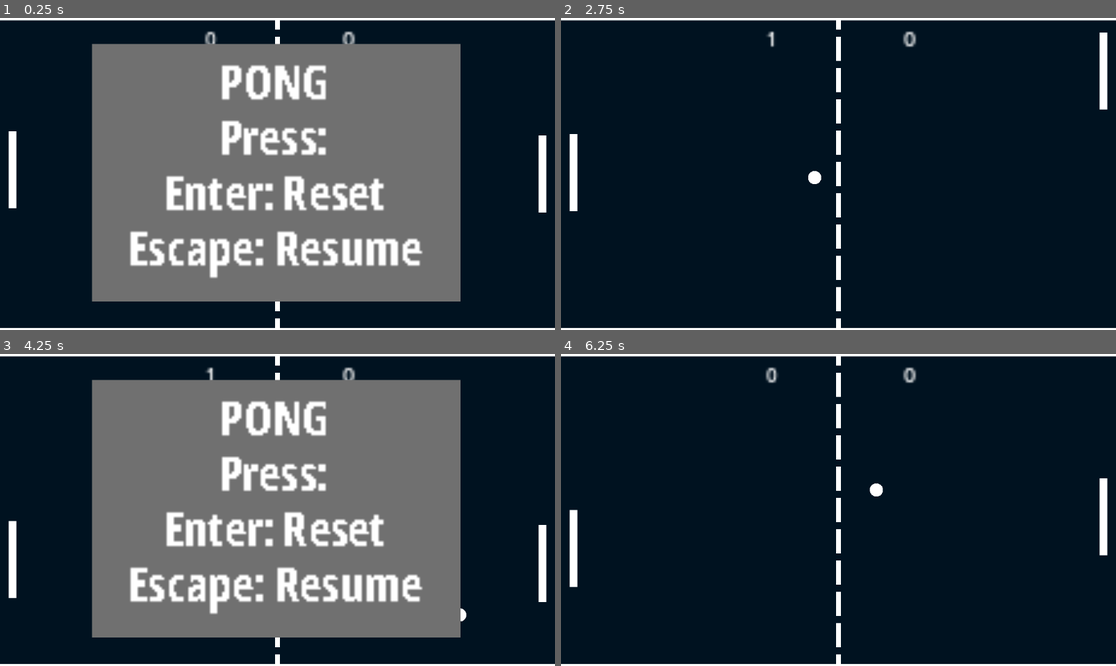
Above: before the commit, frames 1-4 (two rows, left to right).
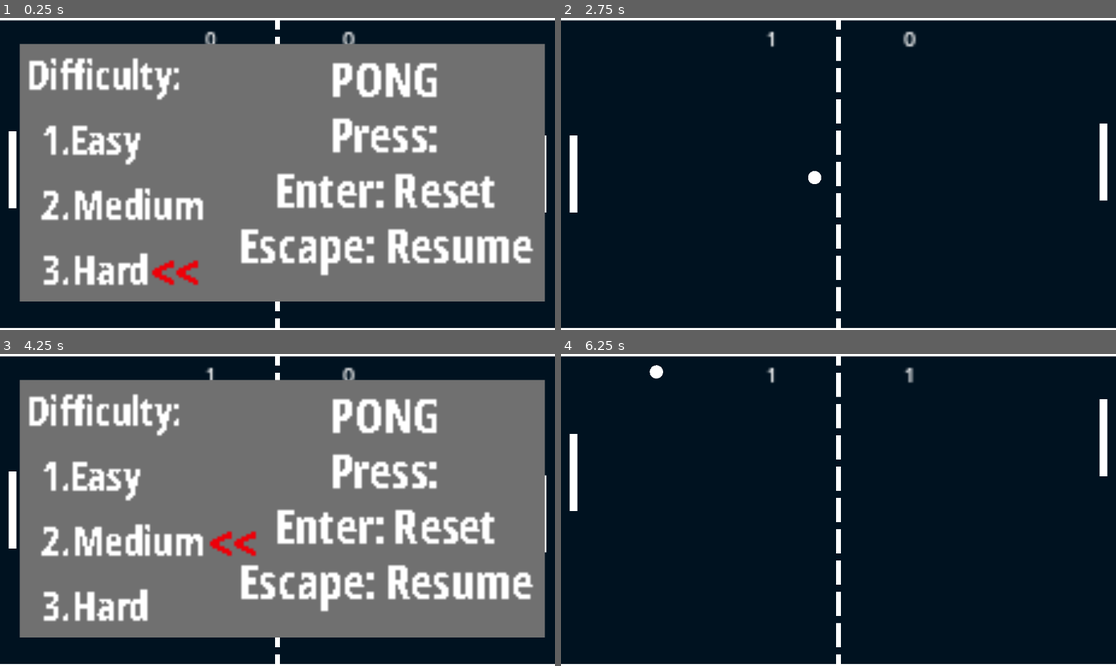
Above: after the commit, the same moments.

Repository: Kalabras/Pong2D
Game: Godot game, scene res://node_2d.tscn
The game is run twice, just before and just after one commit, with the same random seed, the same clock (stepped at 60 frames per second) and the same inputs.
Inputs:
- Up to frame 1 (0.25 s): no input
- Up to frame 2 (2.75 s): tap Enter (ui_accept) at 0.5, 0.77, 1.07, 1.52, 1.82, 2.3 s; hold Up (ui_up) 0.53-1.28 s; tap Keypad 1 (easy, bound only after the commit) at 0.6 s; tap Keypad 3 (hard, bound only after the commit) at 0.8, 1.35 s; hold Down (ui_down) 1.28-2.03 s; tap Keypad 2 (mid, bound only after the commit) at 1.55, 2.1 s; hold Up (ui_up) from 2.03 s (still down)
- Up to frame 3 (4.25 s): tap Enter (ui_accept) at 2.85, 3.02, 3.32, 3.77, 4.07 s; tap Keypad 1 (easy, bound only after the commit) at 3.05, 3.6 s; release Up (ui_up) at 3.53 s; hold Down (ui_down) from 3.53 s (still down); tap Keypad 3 (hard, bound only after the commit) at 3.8 s; tap Escape (ui_cancel) at 4.15 s
- Up to frame 4 (6.25 s): tap Keypad 3 (hard, bound only after the commit) at 4.35 s; tap Enter (ui_accept) at 4.52, 4.82, 5.3, 6.02 s; tap Keypad 2 (mid, bound only after the commit) at 4.55, 5.1 s; release Down (ui_down) at 5.78 s; hold Up (ui_up) from 5.78 s (still down); tap Keypad 1 (easy, bound only after the commit) at 5.85 s

The runs differ from the first frame. In frame 1, 39% of the frame differs, in the area x 3-99%, y 8-91%; in frame 2, 0.8%; in frame 3, 40%, in the area x 1-99%, y 8-91%; in frame 4, 1.8%.

Commit message:
Added Difficulty and more sounds

Diff:
--- a/Game.gd
+++ b/Game.gd
@@ -1,6 +1,11 @@
 extends Node2D
 
+
 var paused = true
+var diff = 0
+@onready var select = get_node("Select")
+@onready var diffs = get_node("Diff")
+@onready var pause = get_node("Pause")
 
 # Called when the node enters the scene tree for the first time.
 func _ready():
@@ -16,15 +21,48 @@
 		paused = false
 		$UI/ScoreP1.scoreP1 = 0
 		$UI/ScoreP2.scoreP2 = 0
+		select.play()
 		$Ball.init()
 	elif Input.is_action_just_pressed("ui_cancel") and not paused:
 		$UI/Play.show()
+		pause.play()
 		paused = true
 		get_tree().paused = true
 	elif Input.is_action_just_pressed("ui_cancel") and paused:
 		$UI/Play.hide()
+		select.play()
 		paused = false
 		get_tree().paused = false
+	elif paused:
+		diff += Input.get_axis("ui_up", "ui_down")
+		if diff == 0:
+			get_node("/root/Arena/Ball").speed = 150
+			get_node("/root/Arena/Player2").SPEED = 4000
+			get_node("/root/Arena/UI/Play/Pointer").position = Vector2(50,25)
+			diffs.play()
+			$Ball.init()
+		elif diff == 1:
+			get_node("/root/Arena/Ball").speed = 250
+			get_node("/root/Arena/Player2").SPEED = 6000
+			get_node("/root/Arena/UI/Play/Pointer").position = Vector2(78,52)
+			diffs.play()
+			$Ball.init()
+		elif diff == 2:
+			get_node("/root/Arena/Ball").speed = 350
+			get_node("/root/Arena/Player2").SPEED = 8000
+			get_node("/root/Arena/UI/Play/Pointer").position = Vector2(54,79)
+			diffs.play()
+			$Ball.init()
+		if Input.is_action_just_pressed("easy"):
+			diff = 0
+			diffs.play()
+		elif Input.is_action_just_pressed("mid"):
+			diff = 1
+			diffs.play()
+		elif Input.is_action_just_pressed("hard"):
+			diff = 2
+			diffs.play()
+
 
 
 func _on_wall_body_entered(body):
--- a/Resources/Player2.gd
+++ b/Resources/Player2.gd
@@ -1,6 +1,6 @@
 extends CharacterBody2D
 
-const SPEED = 4000.0
+@export var SPEED = 4000.0
 
 func _physics_process(delta):
 	var ball = get_node("/root/Arena/Ball").get_global_position()
--- a/Resources/ball.gd
+++ b/Resources/ball.gd
@@ -11,6 +11,8 @@
 	var y = rng.randf_range(-1,1)
 	position.x = 0
 	position.y = 0
+	get_node("/root/Arena/Player").position.y = 0
+	get_node("/root/Arena/Player2").position.y = 0
 	if rng.randf_range(-1,1)>0: x *= -1
 	velocity = Vector2(x, y).normalized() * speed
 
--- a/node_2d.tscn
+++ b/node_2d.tscn
@@ -12,6 +12,9 @@
 [ext_resource type="AudioStream" uid="uid://desn8pv1wy6jk" path="res://Resources/33777__jobro__1-beep-c.wav" id="10_3rxwo"]
 [ext_resource type="AudioStream" uid="uid://68tfc4vtqa5h" path="res://Resources/535840__evretro__8-bit-mini-win-sound-effect.wav" id="11_8xlhk"]
 [ext_resource type="AudioStream" uid="uid://c3v04koxdrj8l" path="res://Resources/253174__suntemple__retro-you-lose-sfx.wav" id="12_lm6wt"]
+[ext_resource type="AudioStream" uid="uid://c47g051pqb13e" path="res://Resources/150222__pumodi__menu-select.mp3" id="13_a41t8"]
+[ext_resource type="AudioStream" uid="uid://skjb2duhc034" path="res://Resources/361887__jalastram__gui-sound-effects_059.wav" id="14_olkn1"]
+[ext_resource type="AudioStream" uid="uid://dr82r5w4maoy8" path="res://Resources/653382__krokulator__select.wav" id="15_frro0"]
 
 [sub_resource type="Gradient" id="Gradient_7y808"]
 offsets = PackedFloat32Array(0.534483)
@@ -28,17 +31,21 @@
 
 [sub_resource type="LabelSettings" id="LabelSettings_xrpcs"]
 font_size = 9
-
-[sub_resource type="Theme" id="Theme_6rh4w"]
-Button/colors/font_color = Color(0.321569, 0.698039, 0.537255, 1)
-Button/colors/font_outline_color = Color(0.439216, 0.764706, 0.623529, 1)
-Button/colors/icon_hover_pressed_color = Color(0.752941, 0.317647, 0.294118, 1)
 
 [sub_resource type="LabelSettings" id="LabelSettings_w7haf"]
 line_spacing = -5.615
 font = ExtResource("9_ekt0y")
 font_size = 20
 
+[sub_resource type="LabelSettings" id="LabelSettings_amp5b"]
+font = ExtResource("9_ekt0y")
+font_size = 17
+
+[sub_resource type="LabelSettings" id="LabelSettings_jc1vy"]
+font = ExtResource("9_ekt0y")
+font_size = 22
+font_color = Color(0.929412, 0, 0.0352941, 1)
+
 [node name="Arena" type="Node2D"]
 process_mode = 3
 script = ExtResource("1_d11cl")
@@ -56,6 +63,7 @@
 position = Vector2(-110, 0)
 wall_min_slide_angle = 0.0
 script = ExtResource("3_tljmo")
+SPEED = 4000.0
 
 [node name="Camera2D" type="Camera2D" parent="."]
 zoom = Vector2(5, 5)
@@ -205,22 +213,20 @@
 process_mode = 2
 layout_mode = 1
 anchors_preset = -1
-anchor_left = -1.925
+anchor_left = -2.675
 anchor_top = -1.35
-anchor_right = 1.9
+anchor_right = 2.775
 anchor_bottom = 1.325
 grow_horizontal = 2
 grow_vertical = 2
-theme = SubResource("Theme_6rh4w")
 color = Color(0.439216, 0.439216, 0.439216, 1)
 metadata/_edit_use_anchors_ = true
 
 [node name="Label" type="Label" parent="UI/Play"]
 layout_mode = 0
-offset_left = -3.0
-offset_top = 1.0
-offset_right = 156.0
-offset_bottom = 108.0
+offset_left = 73.0
+offset_right = 232.0
+offset_bottom = 107.0
 text = "PONG
 Press:
 Enter: Reset
@@ -228,6 +234,26 @@
 label_settings = SubResource("LabelSettings_w7haf")
 horizontal_alignment = 1
 
+[node name="Label2" type="Label" parent="UI/Play"]
+layout_mode = 0
+offset_left = 3.0
+offset_right = 81.0
+offset_bottom = 108.0
+text = "Difficulty:
+  1.Easy
+  2.Medium
+  3.Hard"
+label_settings = SubResource("LabelSettings_amp5b")
+
+[node name="Pointer" type="Label" parent="UI/Play"]
+layout_mode = 1
+offset_left = 54.0
+offset_top = 79.0
+offset_right = 74.0
+offset_bottom = 113.0
+text = "<<"
+label_settings = SubResource("LabelSettings_jc1vy")
+
 [node name="Collision_Sound" type="AudioStreamPlayer" parent="."]
 stream = ExtResource("10_3rxwo")
 
@@ -236,6 +262,15 @@
 
 [node name="Point_lost" type="AudioStreamPlayer" parent="."]
 stream = ExtResource("12_lm6wt")
+
+[node name="Select" type="AudioStreamPlayer" parent="."]
+stream = ExtResource("13_a41t8")
+
+[node name="Pause" type="AudioStreamPlayer" parent="."]
+stream = ExtResource("14_olkn1")
+
+[node name="Diff" type="AudioStreamPlayer" parent="."]
+stream = ExtResource("15_frro0")
 
 [connection signal="body_entered" from="wall" to="." method="_on_wall_body_entered"]
 [connection signal="body_entered" from="wall" to="UI/ScoreP2" method="_on_wall_body_entered"]
--- a/project.godot
+++ b/project.godot
@@ -31,6 +31,21 @@
 "events": [Object(InputEventKey,"resource_local_to_scene":false,"resource_name":"","device":-1,"window_id":0,"alt_pressed":false,"shift_pressed":false,"ctrl_pressed":false,"meta_pressed":false,"pressed":false,"keycode":0,"physical_keycode":83,"key_label":0,"unicode":115,"echo":false,"script":null)
 ]
 }
+easy={
+"deadzone": 0.5,
+"events": [Object(InputEventKey,"resource_local_to_scene":false,"resource_name":"","device":-1,"window_id":0,"alt_pressed":false,"shift_pressed":false,"ctrl_pressed":false,"meta_pressed":false,"pressed":false,"keycode":0,"physical_keycode":0,"key_label":4194439,"unicode":49,"echo":false,"script":null)
+]
+}
+mid={
+"deadzone": 0.5,
+"events": [Object(InputEventKey,"resource_local_to_scene":false,"resource_name":"","device":-1,"window_id":0,"alt_pressed":false,"shift_pressed":false,"ctrl_pressed":false,"meta_pressed":false,"pressed":false,"keycode":0,"physical_keycode":0,"key_label":4194440,"unicode":50,"echo":false,"script":null)
+]
+}
+hard={
+"deadzone": 0.5,
+"events": [Object(InputEventKey,"resource_local_to_scene":false,"resource_name":"","device":-1,"window_id":0,"alt_pressed":false,"shift_pressed":false,"ctrl_pressed":false,"meta_pressed":false,"pressed":false,"keycode":0,"physical_keycode":0,"key_label":4194441,"unicode":51,"echo":false,"script":null)
+]
+}
 
 [rendering]
 
Not shown, added: Resources/150222__pumodi__menu-select.mp3.import
Not shown, added: Resources/361887__jalastram__gui-sound-effects_059.wav.import
Not shown, added: Resources/653382__krokulator__select.wav.import
Not shown: 1 places in node_2d.tscn that only renumber resources
Not shown, added: Resources/150222__pumodi__menu-select.mp3
Not shown, added: Resources/361887__jalastram__gui-sound-effects_059.wav
Not shown, added: Resources/653382__krokulator__select.wav
